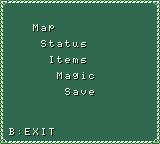
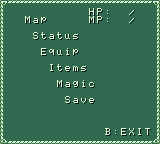
Revision of a layered 160px x 144px image; what changed, layer by layer:
hid "Layer 2", painted on it over 9, 8, 111, 135
renamed "Layer 7 copy" to "Layer 3", showed it, moved it above "main menu text", painted on it over 9, 8, 151, 136
renamed "Layer 3" to "main menu text", painted on it over 10, 16, 151, 136
